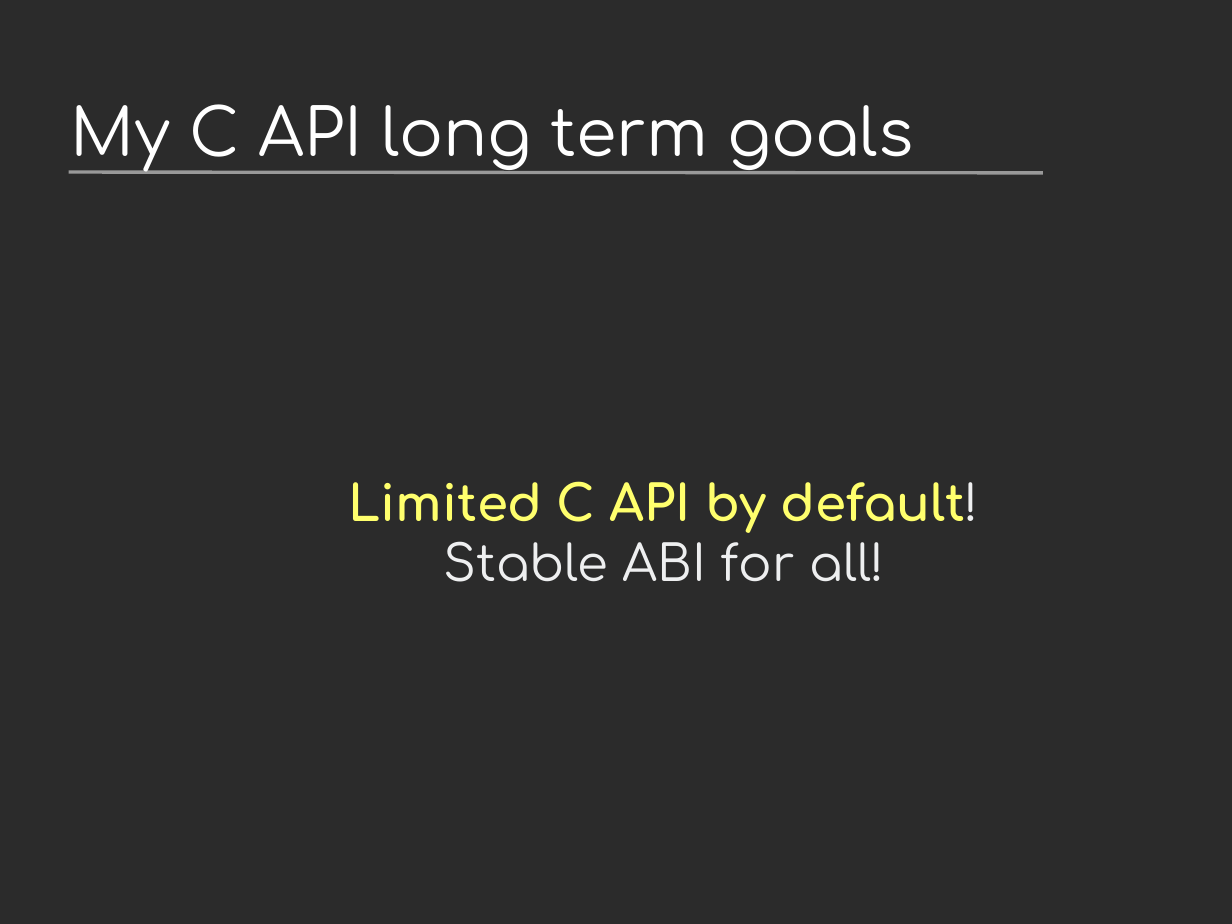
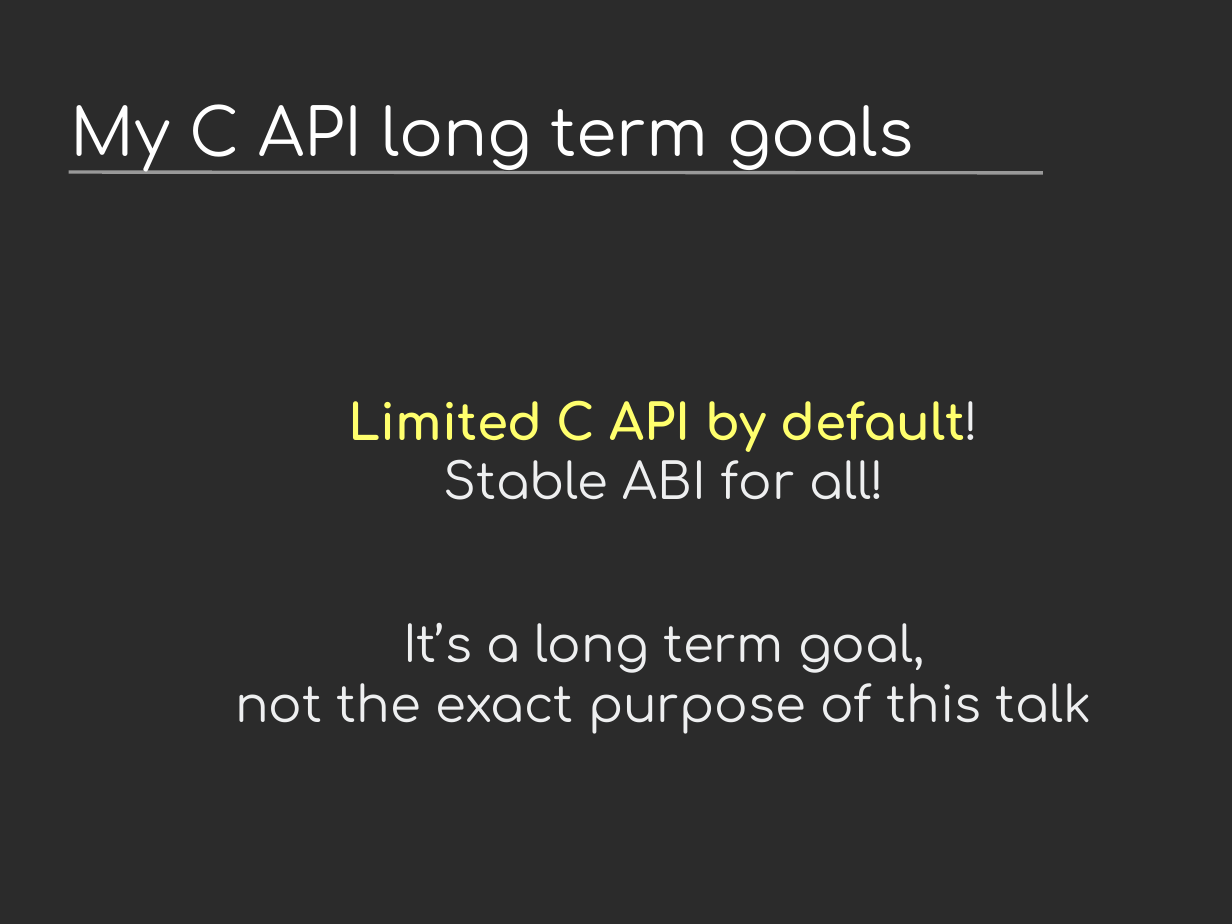
Before and after one commit to vstinner/talks, a slide deck: slide 3 of 2024-PyconUS-LangSummit/c-api.odp. Drawn at 1232x924 pixels with LibreOffice and Linux fonts; fonts in the diff are those of the drawing; background and template pictures are left out; a plain dark background stands for a picture behind light text. Boxes give left, top, right and bottom in pixels: in the first picture for what was removed or moved away, otherwise in the second. Text is boxed around its words. In the diff, an @@ line names an element or a change of style, - is before the commit and + after.

```diff
--- a/2024-PyconUS-LangSummit/c-api.odp
+++ b/2024-PyconUS-LangSummit/c-api.odp
@@ text at (235,623,1092,734): paragraph added @@
+It’s a long term goal,
+not the exact purpose of this talk
```
Also in this commit, not shown: 1 other slide changed, 1 other file.
